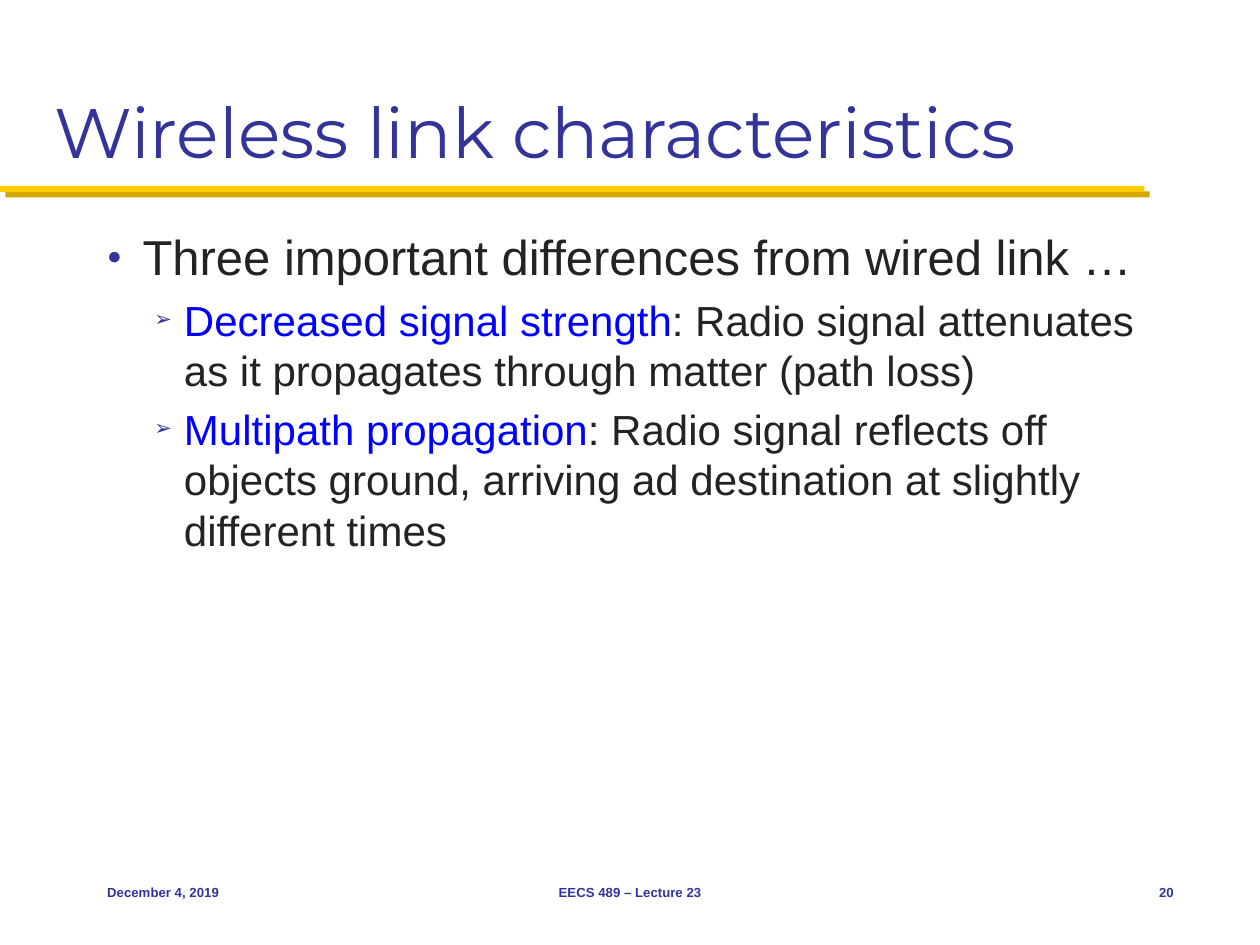
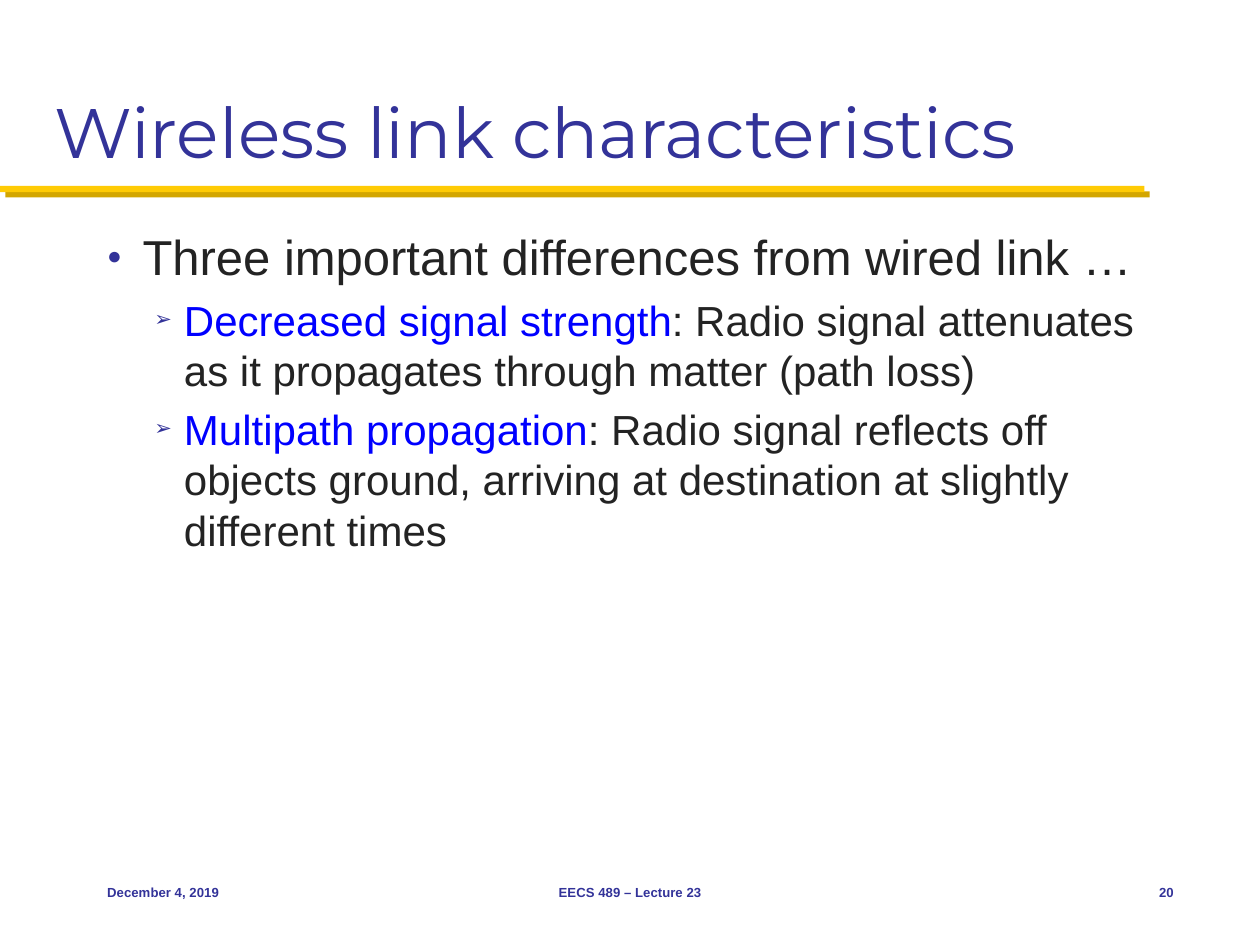
Before and after one commit to mosharaf/eecs489, a slide deck: slide 20 of Slides/120419.pptx. Drawn at 1260x945 pixels with LibreOffice and Linux fonts; fonts in the diff are those of the drawing. Boxes give left, top, right and bottom in pixels: in the first picture for what was removed or moved away, otherwise in the second. Text is boxed around its words. In the diff, an @@ line names an element or a change of style, - is before the commit and + after.

Commit message:
Tweaks to Dec 4 slides

```diff
--- a/Slides/120419.pptx
+++ b/Slides/120419.pptx
@@ text at [184,414,1068,547]: text changed @@
-  ➢ Multipath propagation: Radio signal reflects off objects ground, arriving ad destination at slightly different times
+  ➢ Multipath propagation: Radio signal reflects off objects ground, arriving at destination at slightly different times
```
Also in this commit, not shown: 1 other slide changed.
